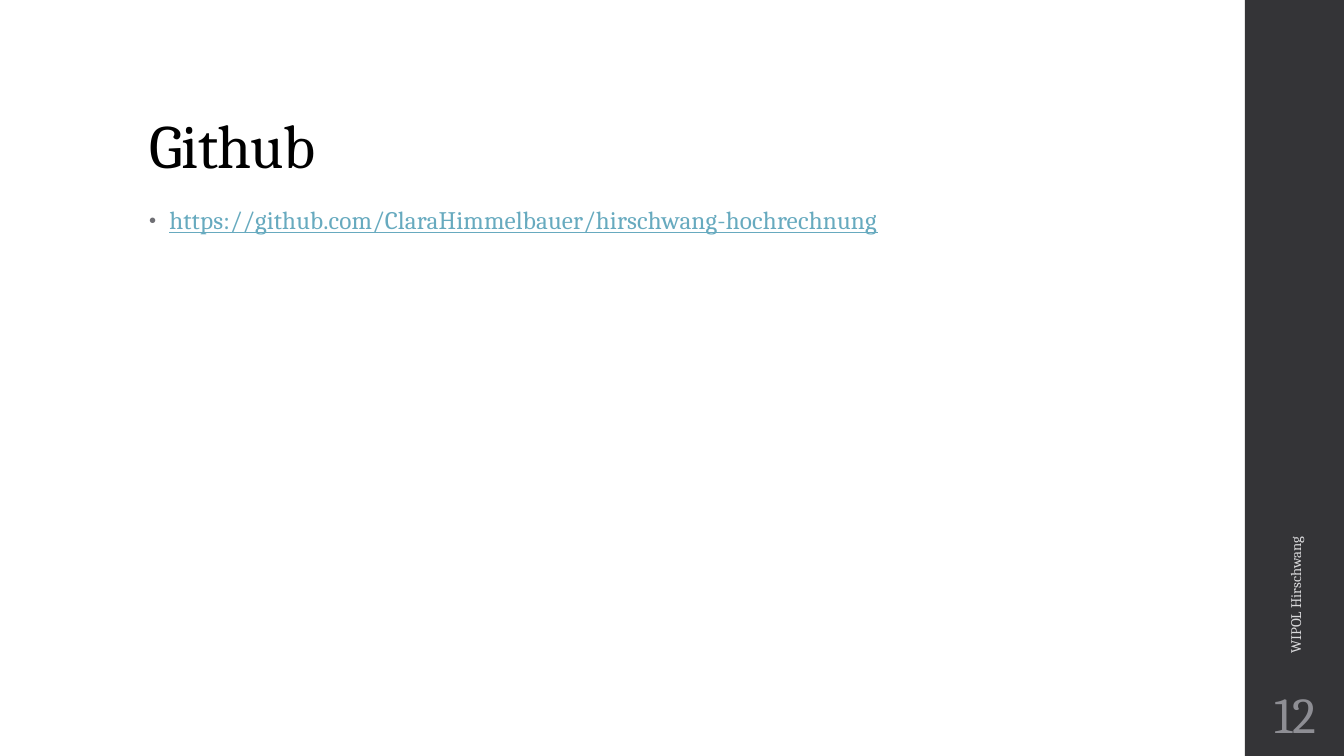
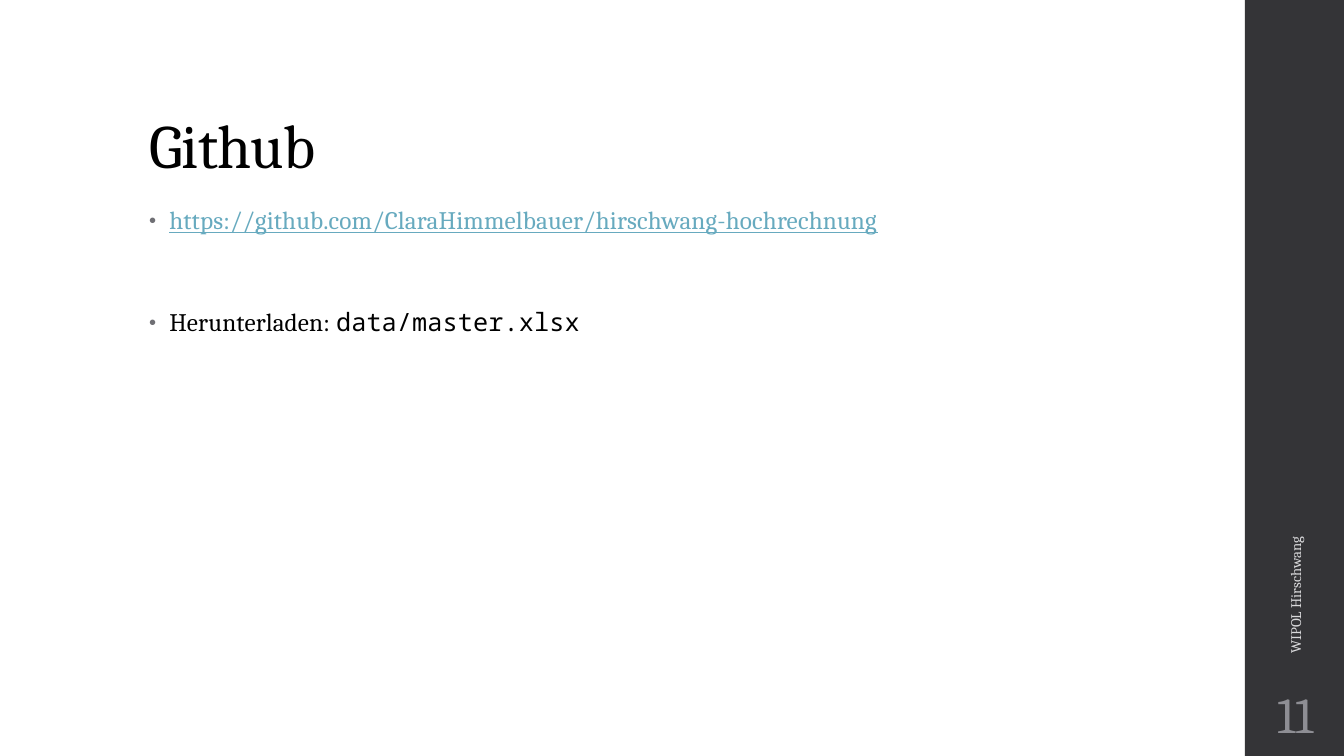
Before and after one commit to ClaraHimmelbauer/hirschwang-hochrechnung, a slide deck: slide 11 of report/presentation.pptx (slide 12 before the commit). Drawn at 1344x756 pixels with LibreOffice and Linux fonts; fonts in the diff are those of the drawing. Boxes give left, top, right and bottom in pixels: in the first picture for what was removed or moved away, otherwise in the second. Text is boxed around its words. In the diff, an @@ line names an element or a change of style, - is before the commit and + after.

```diff
--- a/report/presentation.pptx
+++ b/report/presentation.pptx
@@ text at (169, 312, 580, 332): paragraph added @@
+• Herunterladen: data/master.xlsx
@@ page number at (1277, 699, 1313, 733): text changed @@
-12
+11
```
Also in this commit, not shown: 1 slide added.
